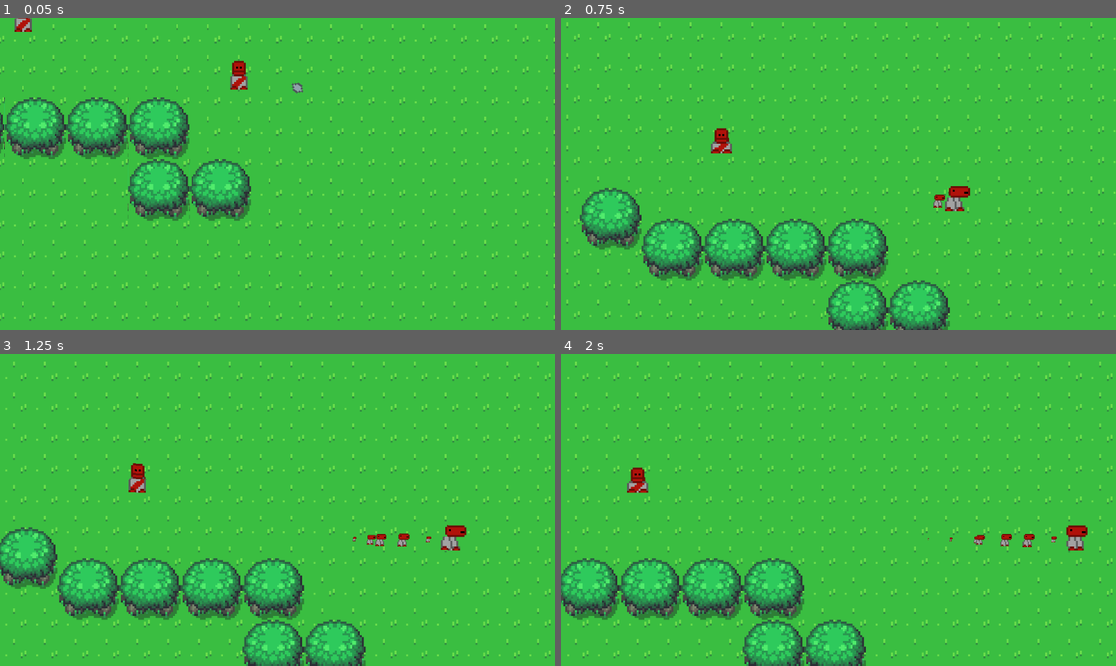
Above: before the commit, frames 1-4 (two rows, left to right).
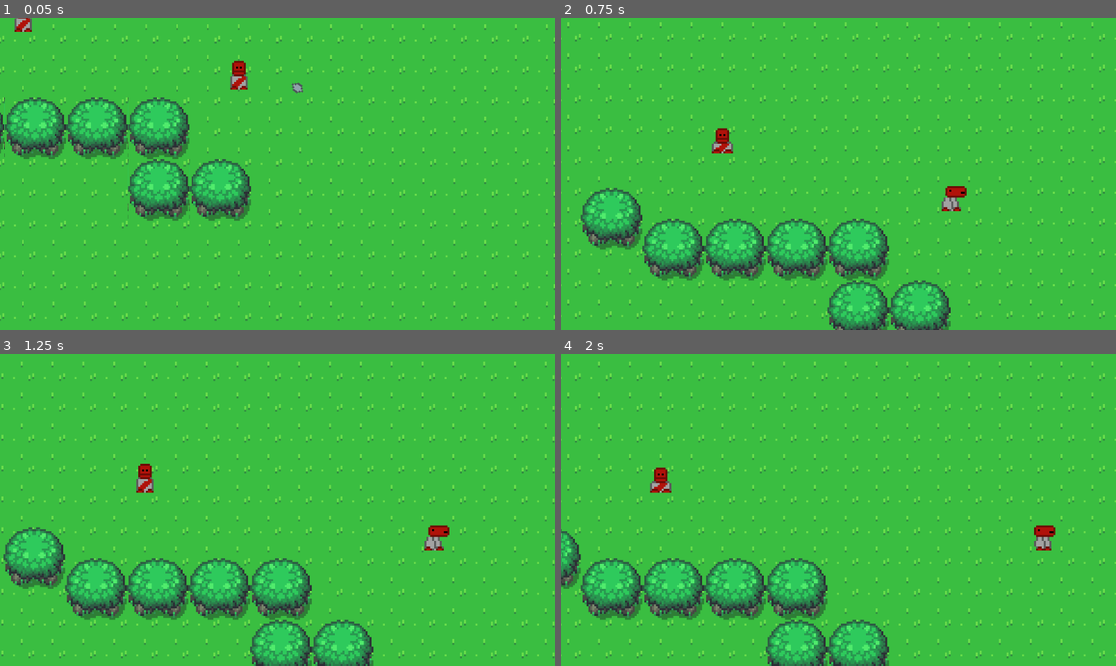
Above: after the commit, the same moments.

Repository: HashirShazad/Project_R
Game: Godot game, scene res://Scenes/Main.tscn
Same seed, same stepped clock (60 frames per second), same inputs: the game is played once before the commit and once after it.
Inputs:
- Up to frame 1 (0.05 s): no input
- Up to frame 2 (0.75 s): tap Enter (ui_accept) at 0.5 s; hold D (P1_Right) from 0.53 s (still down); tap K (P1_L_Atk) at 0.6 s
- Up to frame 3 (1.25 s): keep holding D (P1_Right); tap Enter (ui_accept) at 0.77 s
- Up to frame 4 (2 s): keep holding D (P1_Right); tap J (P1_R_Atk) at 1.35 s; tap Enter (ui_accept) at 1.52 s

Frame 1 is identical in both runs. In frame 2, 6.7% of the frame differs, in the area x 0-100%, y 1-100%; in frame 3, 16%; in frame 4, 18%, in the area x 0-100%, y 2-100%.

Commit message:
Added up right direction
added smoother movement and poyo

Diff:
--- a/Projectiles/Rock.tscn
+++ b/Projectiles/Rock.tscn
@@ -33,7 +33,7 @@
 collision_mask = 0
 script = ExtResource("1_gvm7j")
 piercing = false
-knock_back_value = 20
+knock_back_value = 60
 
 [node name="CollisionShape2D" type="CollisionShape2D" parent="."]
 shape = SubResource("CircleShape2D_87yxy")
--- a/Scenes/Character.tscn
+++ b/Scenes/Character.tscn
@@ -1,15 +1,10 @@
-[gd_scene load_steps=27 format=3 uid="uid://cva5hsb21d54f"]
+[gd_scene load_steps=30 format=3 uid="uid://cva5hsb21d54f"]
 
 [ext_resource type="Script" path="res://Scripts/CharacterBody3D_Script.gd" id="1_4u8tq"]
-[ext_resource type="Texture2D" uid="uid://bxmqsavj2px8o" path="res://Idle/Idle1.png" id="2_dd0k7"]
 [ext_resource type="Texture2D" uid="uid://bwpnh1u0owqjx" path="res://Sprites/Props/Light.png" id="3_dwm21"]
-[ext_resource type="Texture2D" uid="uid://bbyr6eydk6trw" path="res://Characters/Ds/Sprite_Sheet.png" id="4_1db2e"]
+[ext_resource type="Texture2D" uid="uid://ya1yx33dccne" path="res://Characters/Ds/Sprite_Sheet.png" id="4_1db2e"]
 [ext_resource type="Script" path="res://Scripts/HurtBox.gd" id="5_230r3"]
 
-[sub_resource type="Curve" id="Curve_uu2xp"]
-_data = [Vector2(0, 0), 0.0, 0.0, 0, 0, Vector2(0.251337, 0.516483), 0.0, 0.0, 0, 0, Vector2(1, 0.010989), 0.0, 0.0, 0, 0]
-point_count = 3
-
 [sub_resource type="AtlasTexture" id="AtlasTexture_bxvr0"]
 atlas = ExtResource("4_1db2e")
 region = Rect2(0, 32, 16, 16)
@@ -57,6 +52,14 @@
 [sub_resource type="AtlasTexture" id="AtlasTexture_qcoyd"]
 atlas = ExtResource("4_1db2e")
 region = Rect2(80, 0, 16, 16)
+
+[sub_resource type="AtlasTexture" id="AtlasTexture_66367"]
+atlas = ExtResource("4_1db2e")
+region = Rect2(96, 0, 16, 16)
+
+[sub_resource type="AtlasTexture" id="AtlasTexture_sw7dw"]
+atlas = ExtResource("4_1db2e")
+region = Rect2(112, 0, 16, 16)
 
 [sub_resource type="AtlasTexture" id="AtlasTexture_qhnnp"]
 atlas = ExtResource("4_1db2e")
@@ -134,6 +137,17 @@
 }],
 "loop": true,
 "name": &"Idle_Up",
+"speed": 5.0
+}, {
+"frames": [{
+"duration": 1.0,
+"texture": SubResource("AtlasTexture_66367")
+}, {
+"duration": 1.0,
+"texture": SubResource("AtlasTexture_sw7dw")
+}],
+"loop": true,
+"name": &"Idle_Up_Right",
 "speed": 5.0
 }, {
 "frames": [{
@@ -163,18 +177,72 @@
 [sub_resource type="CapsuleShape2D" id="CapsuleShape2D_tymbv"]
 radius = 5.0
 height = 10.0
+
+[sub_resource type="Animation" id="Animation_s5b67"]
+resource_name = "Damaged"
+length = 0.3
+tracks/0/type = "value"
+tracks/0/imported = false
+tracks/0/enabled = true
+tracks/0/path = NodePath("AnimatedSprite2D:rotation")
+tracks/0/interp = 1
+tracks/0/loop_wrap = true
+tracks/0/keys = {
+"times": PackedFloat32Array(0, 0.1, 0.2),
+"transitions": PackedFloat32Array(1, 1, 1),
+"update": 0,
+"values": [-0.349066, 0.349066, 0.0]
+}
+tracks/1/type = "value"
+tracks/1/imported = false
+tracks/1/enabled = true
+tracks/1/path = NodePath("AnimatedSprite2D/HurtBox/CollisionShape2D:disabled")
+tracks/1/interp = 1
+tracks/1/loop_wrap = true
+tracks/1/keys = {
+"times": PackedFloat32Array(0, 0.3),
+"transitions": PackedFloat32Array(1, 1),
+"update": 1,
+"values": [true, false]
+}
+tracks/2/type = "value"
+tracks/2/imported = false
+tracks/2/enabled = true
+tracks/2/path = NodePath("CanvasModulate:color")
+tracks/2/interp = 1
+tracks/2/loop_wrap = true
+tracks/2/keys = {
+"times": PackedFloat32Array(0, 0.1, 0.2, 0.3),
+"transitions": PackedFloat32Array(1, 1, 1, 1),
+"update": 0,
+"values": [Color(0.603922, 0, 0.152941, 1), Color(1, 1, 1, 1), Color(0.603922, 0, 0.152941, 1), Color(1, 1, 1, 1)]
+}
+tracks/3/type = "value"
+tracks/3/imported = false
+tracks/3/enabled = true
+tracks/3/path = NodePath("Hit_VFX:emitting")
+tracks/3/interp = 1
+tracks/3/loop_wrap = true
+tracks/3/keys = {
+"times": PackedFloat32Array(0, 0.2),
+"transitions": PackedFloat32Array(1, 1),
+"update": 1,
+"values": [true, false]
+}
+
+[sub_resource type="AnimationLibrary" id="AnimationLibrary_3sphm"]
+_data = {
+"Damaged": SubResource("Animation_s5b67")
+}
+
+[sub_resource type="Curve" id="Curve_hq23k"]
+_data = [Vector2(0, 0), 0.0, 0.0, 0, 0, Vector2(0.247191, 1), 0.0, 0.0, 0, 0, Vector2(0.494382, 0.450549), 0.0, 0.0, 0, 0, Vector2(0.567416, 0), 0.0, 0.0, 0, 0]
+point_count = 4
 
 [node name="Character" type="CharacterBody2D"]
 y_sort_enabled = true
 collision_layer = 0
 script = ExtResource("1_4u8tq")
-
-[node name="CPUParticles2D" type="CPUParticles2D" parent="."]
-y_sort_enabled = true
-texture_filter = 1
-texture = ExtResource("2_dd0k7")
-gravity = Vector2(0, 0)
-scale_amount_curve = SubResource("Curve_uu2xp")
 
 [node name="PointLight2D" type="PointLight2D" parent="."]
 visible = false
@@ -188,12 +256,11 @@
 y_sort_enabled = true
 texture_filter = 1
 position = Vector2(0, 8)
-rotation = 0.00137874
 skew = 0.000188589
 sprite_frames = SubResource("SpriteFrames_p301g")
-animation = &"Bite"
+animation = &"Idle_Up_Right"
 autoplay = "Idle_Down"
-frame_progress = 0.305723
+frame_progress = 0.402944
 offset = Vector2(0, -10)
 
 [node name="HurtBox" type="Area2D" parent="AnimatedSprite2D"]
@@ -211,4 +278,37 @@
 position = Vector2(0, 2)
 shape = SubResource("CapsuleShape2D_tymbv")
 
+[node name="AnimationPlayer" type="AnimationPlayer" parent="."]
+libraries = {
+"": SubResource("AnimationLibrary_3sphm")
+}
+
+[node name="CanvasModulate" type="CanvasModulate" parent="."]
+
+[node name="Hit_VFX" type="CPUParticles2D" parent="."]
+texture_filter = 1
+emitting = false
+amount = 30
+one_shot = true
+explosiveness = 1.0
+texture = ExtResource("3_dwm21")
+emission_shape = 1
+emission_sphere_radius = 3.09
+particle_flag_align_y = true
+direction = Vector2(0, 0)
+spread = 120.9
+gravity = Vector2(-100, 100)
+initial_velocity_max = 200.0
+orbit_velocity_min = -0.4
+orbit_velocity_max = 0.4
+scale_amount_min = 0.1
+scale_amount_max = 0.3
+scale_amount_curve = SubResource("Curve_hq23k")
+
+[node name="AnimationTree" type="AnimationTree" parent="."]
+libraries = {
+"": SubResource("AnimationLibrary_3sphm")
+}
+anim_player = NodePath("../AnimationPlayer")
+
 [connection signal="area_entered" from="AnimatedSprite2D/HurtBox" to="AnimatedSprite2D/HurtBox" method="area_entered"]
--- a/Scripts/CharacterBody3D_Script.gd
+++ b/Scripts/CharacterBody3D_Script.gd
@@ -1,4 +1,5 @@
 extends CharacterBody2D
+class_name Player
 
 const ROCK : PackedScene = preload("res://Projectiles/Rock.tscn")
 const DAGGER : PackedScene = preload("res://Weapons/Dagger/dagger.tscn")
@@ -15,8 +16,8 @@
 var is_stunned : bool = 0
 var pixel_offset = 20
 var walk_speed = 200
-var speed = 100
-var friction = 16
+var speed = 1.25
+var friction = 12
 var direction :Vector2 = Vector2(0, -1)
 var max_mana : int = 30
 var mana : float
@@ -41,7 +42,8 @@
 		if stamina < 30:
 			stamina += _delta
 
-		move_and_slide()
+		velocity.normalized()
+		move_and_collide(velocity)
 		if velocity != Vector2(0, 0):
 			ani_player(states.Walking)
 		else:
@@ -58,6 +60,7 @@
 		direction.x = direction_x
 		direction.y = direction_y
 		velocity.x = direction_x * speed
+		velocity.x = move_toward(0, velocity.x,100)
 	else:
 		velocity.x = move_toward(velocity.x, 0, friction)
 	if direction_y:
@@ -83,34 +86,45 @@
 
 
 func ani_player(state : states):
+	print(direction)
 	match state:
 		states.Idle:
-			if direction.y == 1:
+			if direction == Vector2(0,1):
 				sprite.play("Idle_Down")
-			elif direction.y == -1:
+			elif direction == Vector2(0,-1):
 				sprite.play("Idle_Up")
-			elif direction.x == 1:
+			elif direction == Vector2(1,0):
 				sprite.flip_h = 0
 				sprite.play("Idle_Right")
-			elif direction.x == -1:
+			elif direction == Vector2(-1,0):
 				sprite.flip_h = 1
 				sprite.play("Idle_Right")
-
+			elif direction == Vector2(1, -1):
+				sprite.flip_h = 0
+				sprite.play("Idle_Up_Right")
+			elif direction == Vector2(-1, -1):
+				sprite.flip_h = 1
+				sprite.play("Idle_Up_Right")
 		states.Walking:
-			if direction.y == 1:
+			if direction == Vector2(0,1):
 				sprite.play("Idle_Down")
-			elif direction.y == -1:
+			elif direction == Vector2(0,-1):
 				sprite.play("Idle_Up")
-			elif direction.x == 1:
+			elif direction == Vector2(1,0):
 				sprite.flip_h = 0
 				sprite.play("Walk_Right")
-			elif direction.x == -1:
+			elif direction == Vector2(-1,0):
 				sprite.flip_h = 1
 				sprite.play("Walk_Right")
+			elif direction == Vector2(1, -1):
+				sprite.flip_h = 0
+				sprite.play("Idle_Up_Right")
+			elif direction == Vector2(-1, -1):
+				sprite.flip_h = 1
+				sprite.play("Idle_Up_Right")
 
 func take_damage(damage : int, knockback : int) -> void:
 	health = health - damage
-	print(health)
 
 func right_hand_attack(atk_direction):
 	if ROCK:
@@ -131,4 +145,4 @@
 	if value != 0:
 		var knock_back_direction = damage_source_pos.direction_to(self.global_position)
 		var knock_back = value * knock_back_direction
-		global_position += knock_back
+		velocity = knock_back
Binary file changed: Characters/Ds/Sprite_Sheet.png
Not shown, changed: Characters/Ds/Sprite_Sheet.png.import
